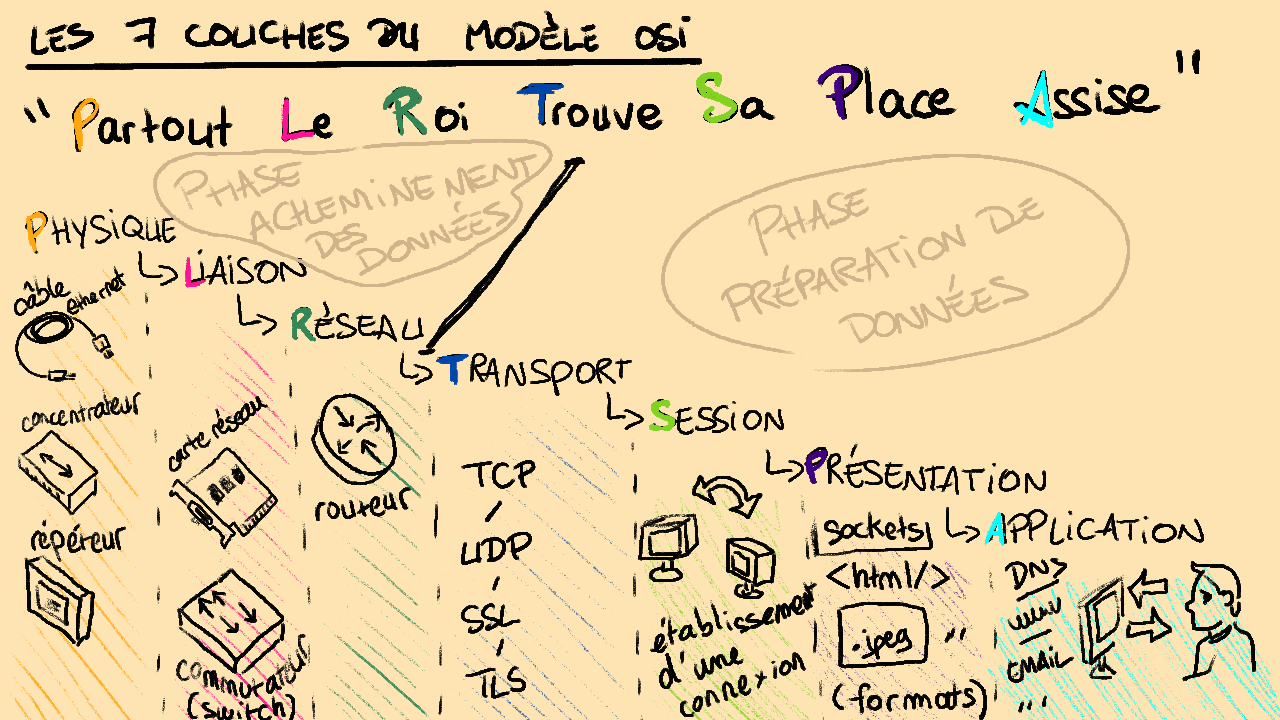
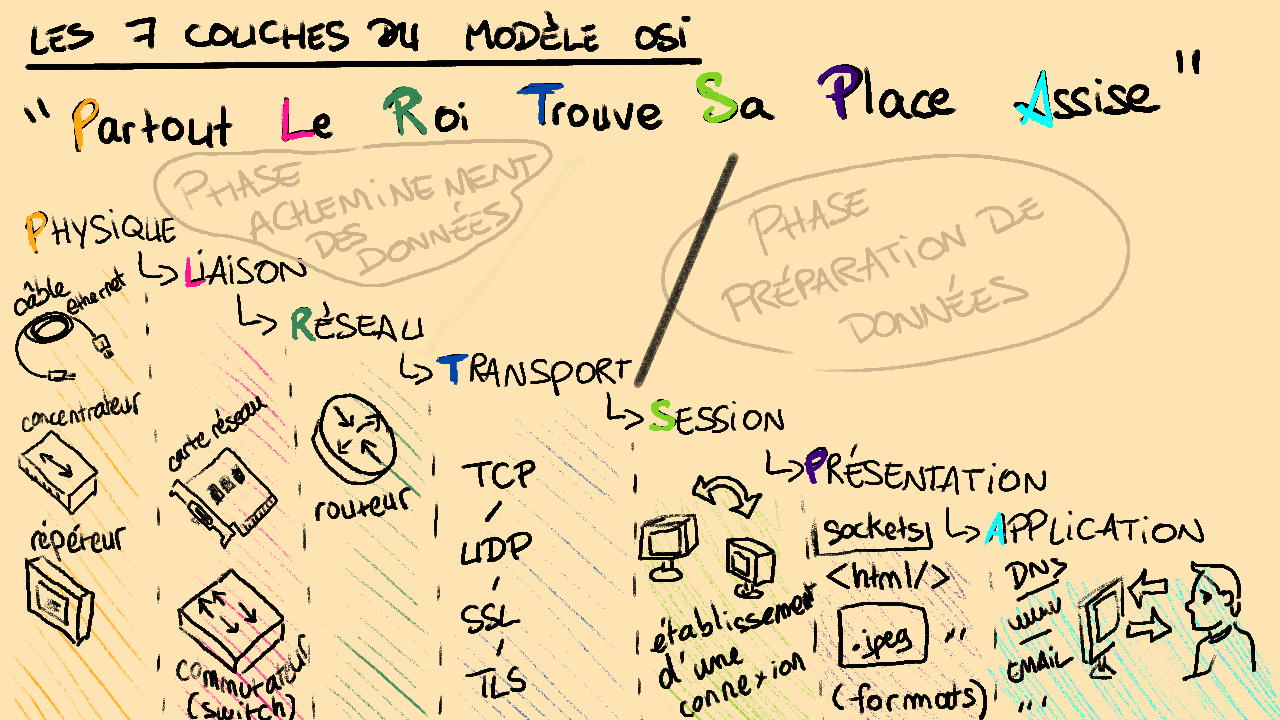
Layered file, before and after one edit (1280x720). Changes by layer:
painted on "Calque de dessin 4" over <box>418,152,739,389</box>
painted on "Calque de dessin 3" over <box>418,152,739,389</box>
painted on "Calque de dessin 2" over <box>418,152,739,389</box>
painted on "Calque de dessin 1" over <box>418,152,739,389</box>
